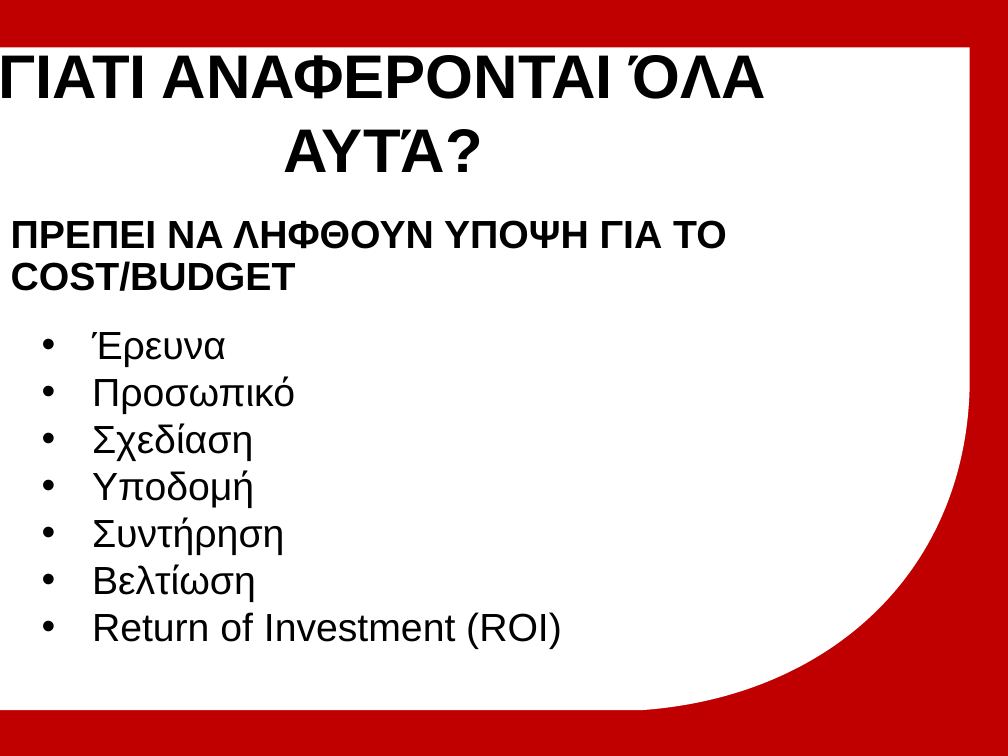
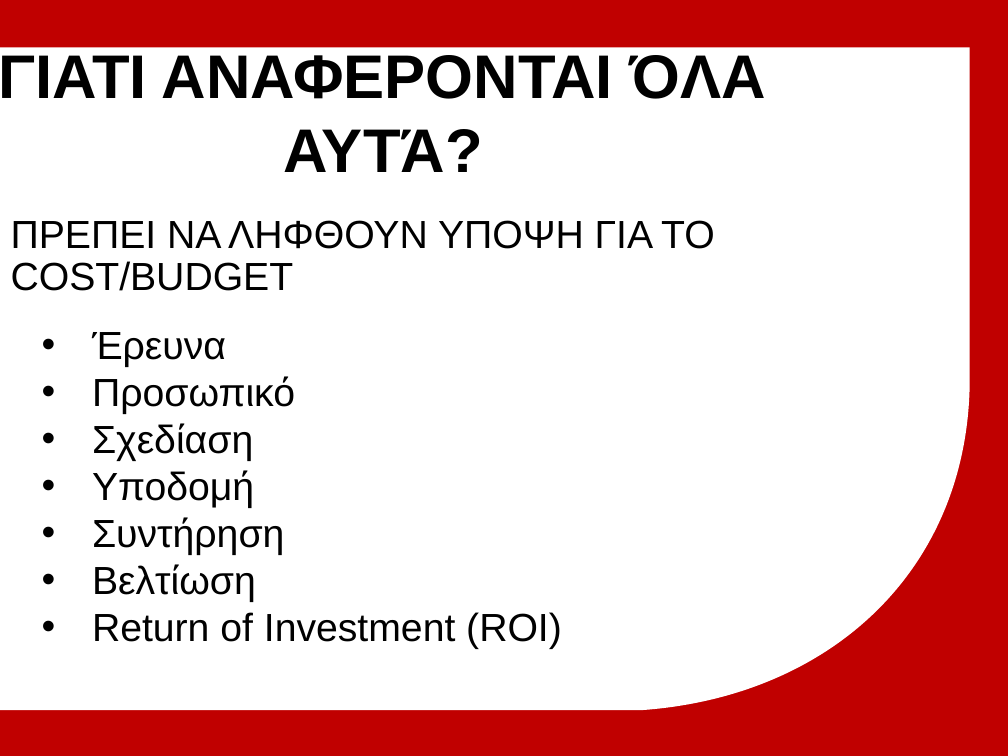
Before and after one commit to michailmarkou1995/BSc-Computer-Science-Projects, a slide deck: slide 18 of MENTAL WEALTH PROFESSIONAL LIFE 3 (PROJECT) (CN6000)/Research_Thesis_Main/Μητροπολιτικό Κολλέγιο_ΣΕΚΦ[Μιχαηλ Μαρκου] Advanced multiplayer game mechanics.pptx (slide 17 before the commit). Drawn at 1008x756 pixels with LibreOffice and Linux fonts; fonts in the diff are those of the drawing; background and template pictures are left out. Boxes give left, top, right and bottom in pixels: in the first picture for what was removed or moved away, otherwise in the second. Text is boxed around its words. In the diff, an @@ line names an element or a change of style, - is before the commit and + after.

```diff
--- a/MENTAL WEALTH PROFESSIONAL LIFE 3 (PROJECT) (CN6000)/Research_Thesis_Main/Μητροπολιτικό Κολλέγιο_ΣΕΚΦ[Μιχαηλ Μαρκου] Advanced multiplayer game mechanics.pptx
+++ b/MENTAL WEALTH PROFESSIONAL LIFE 3 (PROJECT) (CN6000)/Research_Thesis_Main/Μητροπολιτικό Κολλέγιο_ΣΕΚΦ[Μιχαηλ Μαρκου] Advanced multiplayer game mechanics.pptx
@@ text "ΠΡΕΠΕΙ ΝΑ ΛΗΦΘΟΥΝ ΥΠΟΨΗ ΓΙΑ ..." at (11,220,715,291): bold off @@
```
Also in this commit, not shown: 1 slide added.
